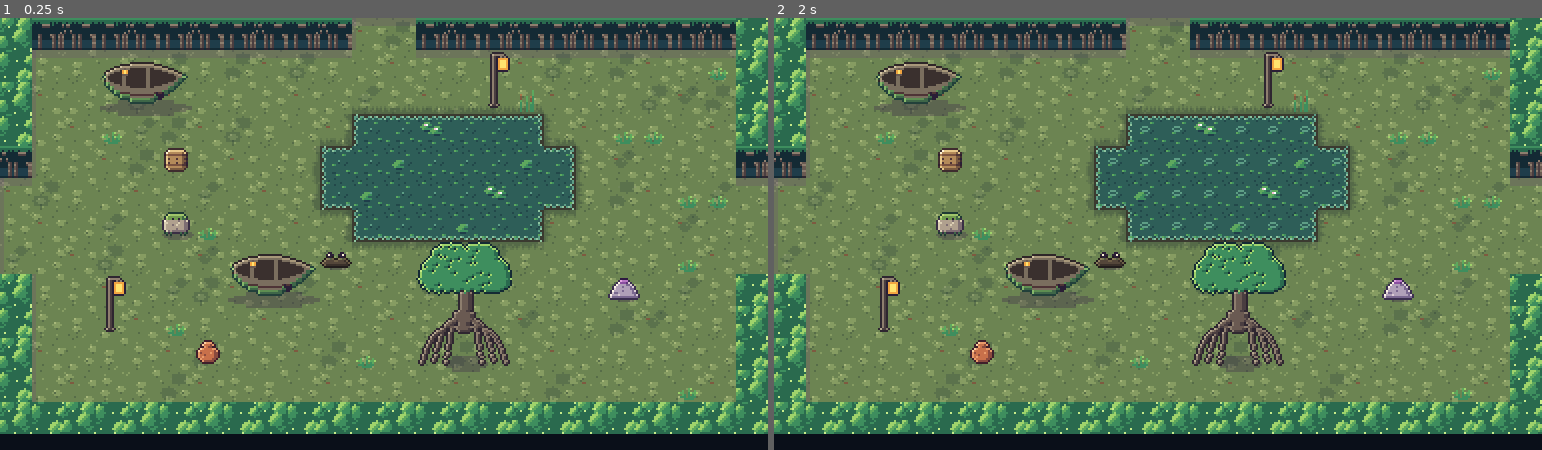
Above: before the commit, frames 1-2 (left to right).
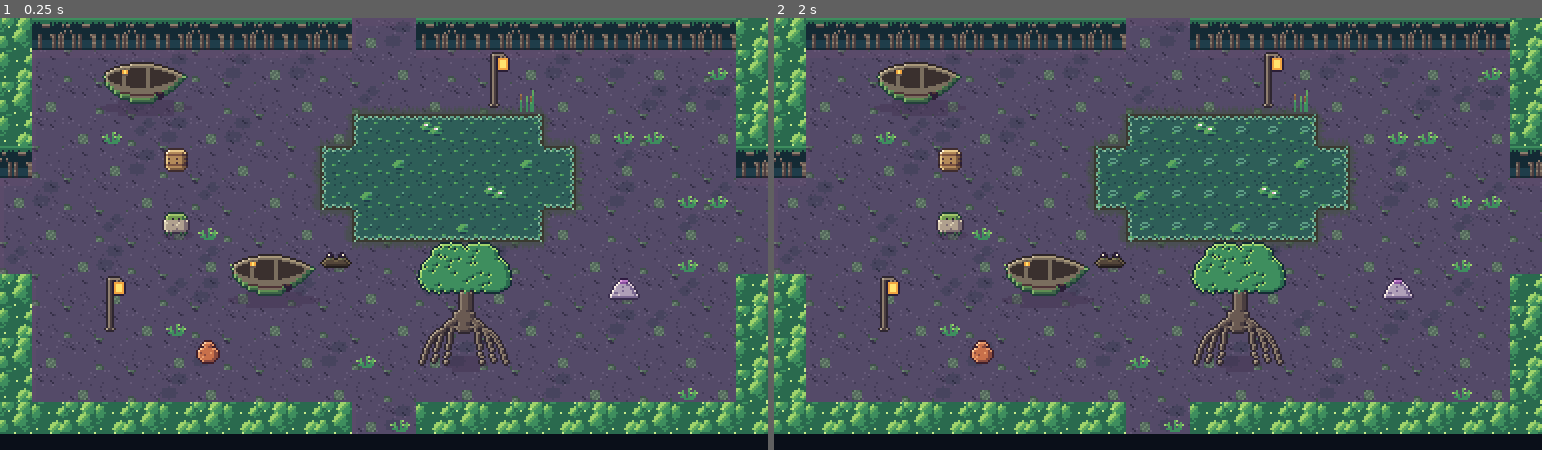
Above: after the commit, the same moments.

Repository: ashciraulo/Leviathan
Game: Godot game, scene res://rooms/room_4_0.tscn
The game is run twice, just before and just after one commit, with the same random seed, the same clock (stepped at 60 frames per second) and the same inputs. This scene is started directly instead of the project's main scene.
Inputs (mouse positions are in pixels of both pictures, inside the frame that each line leads up to):
- Up to frame 1 (0.25 s): no input
- Up to frame 2 (2 s): tap Enter (ui_accept) at 0.5, 0.77, 1.07, 1.25 s; move the mouse to (1326, 212) at 0.52 s; hold D (move_right) 0.53-1.25 s; hold J (attack) 0.53-1.25 s; click (1326, 212) at 0.67 s; drag from (1004, 255) to (1396, 281) at 1.27 s

The runs differ from the first frame. In frame 1, 62% of the frame differs, in the area x 0-100%, y 0-97%; in frame 2, 62%.

Commit message:
Gloamfen overworld: glowing swamp, Sporecaps, seven screens
A violet bog south of Brinewood: peat and moss floors, root walls under
a teal canopy, still water with drifting glow motes, glowcaps and ferns.
The Sporecap swells (its tell) and bursts a ring of spores when Wren
comes close, then sags spent. Two Tidestones, a Breath Pearl across a
Tide Hook crossing in Stillwater Reach, and the boardwalk to where the
Lantern Mire will open.

Co-Authored-By: Claude Opus 5.5 <noreply@anthropic.com>
Claude-Session: https://claude.ai/code/session_01UYEn5XZXkHTUvmfLbrhNvJ

Diff:
--- a/locale/strings.csv
+++ b/locale/strings.csv
@@ -316,6 +316,13 @@
 ROOM_KILN_MOUTH,The Kiln's Mouth
 ROOM_GEYSER_BASIN,Geyser Basin
 ROOM_SCORCHED_PASS,Scorched Pass
+ROOM_FENMOUTH,Fenmouth
+ROOM_GLOWCAP_GROVE,Glowcap Grove
+ROOM_STILLWATER_REACH,Stillwater Reach
+ROOM_LUMEN_POOL,Lumen Pool
+ROOM_DROWNED_CAUSEWAY,Drowned Causeway
+ROOM_WITHERROOT_HOLLOW,Witherroot Hollow
+ROOM_MIRELIGHT_EDGE,Mirelight Edge
 CAPTION_HUM,Wren hums
 CAPTION_FUSE,Fuse hissing
 CAPTION_BLAST,Blast
--- /dev/null
+++ b/rooms/room_3_1.tscn
@@ -0,0 +1,21 @@
+[gd_scene load_steps=2 format=3]
+
+[ext_resource type="Script" path="res://scripts/world/room.gd" id="1_room"]
+
+[node name="Room" type="Node2D"]
+script = ExtResource("1_room")
+name_key = "ROOM_GLOWCAP_GROVE"
+biome = "gloamfen"
+layout = "########################
+#####......~~~~...######
+###.....T...~~~.......##
+##....................##
+#.....~~~.......q......#
+#....~~~~~..............
+#.....~~~......w........
+#..........q............
+##...............~~~...#
+###.....~~~.....~~~~~..#
+####...~~~~~.....~~~..##
+#####...........########
+#####..#################"
--- /dev/null
+++ b/rooms/room_3_2.tscn
@@ -0,0 +1,21 @@
+[gd_scene load_steps=2 format=3]
+
+[ext_resource type="Script" path="res://scripts/world/room.gd" id="1_room"]
+
+[node name="Room" type="Node2D"]
+script = ExtResource("1_room")
+name_key = "ROOM_WITHERROOT_HOLLOW"
+biome = "gloamfen"
+layout = "#####..#################
+####....######.....#####
+###......####.......####
+##.......~~~~.....q...##
+#........~~~~..........#
+#....q...~~..........###
+#.......................
+##....~~~~......w.......
+###..~~~~~~.............
+####..~~~~.......~~~..##
+#####...........~~~~~###
+######.........~~~~#####
+########################"
--- a/rooms/room_4_0.tscn
+++ b/rooms/room_4_0.tscn
@@ -18,4 +18,4 @@
 #..l...................#
 #.....o.......M........#
 #......................#
-########################"
+###########..###########"
--- /dev/null
+++ b/rooms/room_4_1.tscn
@@ -0,0 +1,21 @@
+[gd_scene load_steps=2 format=3]
+
+[ext_resource type="Script" path="res://scripts/world/room.gd" id="1_room"]
+
+[node name="Room" type="Node2D"]
+script = ExtResource("1_room")
+name_key = "ROOM_FENMOUTH"
+biome = "gloamfen"
+layout = "###########..###########
+###.........~~~.......##
+##.....q....~~~~...q...#
+#..........~~~~~.......#
+#....~~~...............#
+......~~~...............
+..........w.............
+..............~~~.......
+#.....q......~~~~~.....#
+##..........~~~~.......#
+###.....~~.............#
+####...~~~~.....q....###
+###########..###########"
--- /dev/null
+++ b/rooms/room_4_2.tscn
@@ -0,0 +1,21 @@
+[gd_scene load_steps=2 format=3]
+
+[ext_resource type="Script" path="res://scripts/world/room.gd" id="1_room"]
+
+[node name="Room" type="Node2D"]
+script = ExtResource("1_room")
+name_key = "ROOM_DROWNED_CAUSEWAY"
+biome = "gloamfen"
+layout = "###########..###########
+####.......::.....######
+###~~~~~~~~::~~~~~~~~###
+##~~~~~~~~~::~~~~~~~~~##
+#~~~~~~~~~~::~~~~~~~~~~#
+#~~~~~.....::.....~~~~~#
+...............q........
+........w...............
+........................
+#~~~~~~~~~~~~~~~~~~~~~~#
+##~~~~~~~~~~~~~~~~~~~~##
+####~~~~~~~~~~~~~~~#####
+########################"
--- /dev/null
+++ b/rooms/room_5_1.tscn
@@ -0,0 +1,21 @@
+[gd_scene load_steps=2 format=3]
+
+[ext_resource type="Script" path="res://scripts/world/room.gd" id="1_room"]
+
+[node name="Room" type="Node2D"]
+script = ExtResource("1_room")
+name_key = "ROOM_STILLWATER_REACH"
+biome = "gloamfen"
+layout = "########################
+#######...~~~...########
+####......~~~.......####
+###...q...~~~..........#
+##........~~~...........
+..........~~~.O.........
+..........~~~...........
+........O.~~~....w.....#
+#.........~~~..........#
+##........~~~....q....##
+###.......~~~.......####
+#####.....~~~....#######
+########################"
--- /dev/null
+++ b/rooms/room_5_2.tscn
@@ -0,0 +1,21 @@
+[gd_scene load_steps=2 format=3]
+
+[ext_resource type="Script" path="res://scripts/world/room.gd" id="1_room"]
+
+[node name="Room" type="Node2D"]
+script = ExtResource("1_room")
+name_key = "ROOM_MIRELIGHT_EDGE"
+biome = "gloamfen"
+layout = "########################
+#########..::..#########
+#######~~~~::~~~~#######
+#####~~~~~~::~~~~~~#####
+####~~~~~~~::~~~~~~~####
+###....T...::......q.###
+...........::..........#
+........w..............#
+..................q....#
+#~~~~~...........~~~~~##
+##~~~~~~.......~~~~~~###
+####~~~~~~~~~~~~~~######
+########################"
--- /dev/null
+++ b/rooms/room_6_1.tscn
@@ -0,0 +1,22 @@
+[gd_scene load_steps=2 format=3]
+
+[ext_resource type="Script" path="res://scripts/world/room.gd" id="1_room"]
+
+[node name="Room" type="Node2D"]
+script = ExtResource("1_room")
+name_key = "ROOM_LUMEN_POOL"
+biome = "gloamfen"
+chest_item = "breath_pearl"
+layout = "########################
+######.......~~~~~~#####
+####.....w...~~~~~~~~###
+###..........~~~~~~~~~##
+.................C...~~#
+..........q..........~~#
+....................~~~#
+#.......~~~...........##
+##....~~~~~~.....q....##
+###....~~~~..........###
+####...........~~~..####
+######.......~~~~~######
+########################"
--- a/scripts/art/art.gd
+++ b/scripts/art/art.gd
@@ -11,6 +11,8 @@
 const LANTERNMOTH := preload("res://assets/sprites/lanternmoth.png")
 const SLAGBEETLE := preload("res://assets/sprites/slagbeetle.png")
 const GEYSER := preload("res://assets/sprites/geyser.png")
+const SPORECAP := preload("res://assets/sprites/sporecap.png")
+const SPORE_CLOUD := preload("res://assets/sprites/spore_cloud.png")
 const SHELLBACK := preload("res://assets/sprites/shellback.png")
 const TIDESTONE := preload("res://assets/sprites/tidestone.png")
 const SHOT := preload("res://assets/sprites/shot.png")
--- a/scripts/art/tile_atlas.gd
+++ b/scripts/art/tile_atlas.gd
@@ -132,6 +132,34 @@
 	"scrub_1": Vector2i(4, 15),
 	"shimmer_0": Vector2i(5, 15),
 	"shimmer_1": Vector2i(6, 15),
+	"fen_0": Vector2i(7, 15),
+	"fen_1": Vector2i(0, 16),
+	"fen_2": Vector2i(1, 16),
+	"fen_3": Vector2i(2, 16),
+	"canopy_top_0": Vector2i(3, 16),
+	"canopy_top_1": Vector2i(4, 16),
+	"root_face_0": Vector2i(5, 16),
+	"root_face_1": Vector2i(6, 16),
+	"gloom_0": Vector2i(7, 16),
+	"gloom_1": Vector2i(0, 17),
+	"reed_top_0": Vector2i(1, 17),
+	"reed_bottom_0": Vector2i(2, 17),
+	"reed_left_0": Vector2i(3, 17),
+	"reed_right_0": Vector2i(4, 17),
+	"reed_top_1": Vector2i(5, 17),
+	"reed_bottom_1": Vector2i(6, 17),
+	"reed_left_1": Vector2i(7, 17),
+	"reed_right_1": Vector2i(0, 18),
+	"mirk_top": Vector2i(1, 18),
+	"mirk_bottom": Vector2i(2, 18),
+	"mirk_left": Vector2i(3, 18),
+	"mirk_right": Vector2i(4, 18),
+	"glowcap_0": Vector2i(5, 18),
+	"glowcap_1": Vector2i(6, 18),
+	"frond_0": Vector2i(7, 18),
+	"frond_1": Vector2i(0, 19),
+	"motes_0": Vector2i(1, 19),
+	"motes_1": Vector2i(2, 19),
 }
 
 
--- /dev/null
+++ b/scripts/enemies/sporecap.gd
@@ -0,0 +1,128 @@
+class_name Sporecap
+extends Enemy
+## Area denial (a waddling glowcap toadstool). It drifts about the fen; when
+## Wren comes close its cap swells and its spots turn pink (the tell), then
+## it bursts a ring of stinging spores around itself. Afterwards it sags,
+## spent, for a moment: the time to strike. Hitting it before then is fine
+## too, but it makes it burst at once.
+
+enum Mode { WANDER, SWELL, BURST, SPENT }
+
+const WANDER_SPEED := 14.0
+## How close Wren has to come before it swells.
+const TRIGGER_RANGE := 34.0
+const SWELL_TIME := 0.6
+const BURST_TIME := 0.5
+const SPENT_TIME := 1.6
+## Radius of the spore ring.
+const CLOUD_RADIUS := 26.0
+const WANDER_DIRECTIONS := [Vector2.ZERO, Vector2.LEFT, Vector2.RIGHT, Vector2.UP, Vector2.DOWN]
+
+var mode := Mode.WANDER
+var _timer := 0.0
+var _direction := Vector2.ZERO
+var _cloud: DamageArea
+var _cloud_sprite: Sprite2D
+
+
+func _init() -> void:
+	max_hp = 2
+	body_size = Vector2(10, 7)
+
+
+func _ready() -> void:
+	super()
+	_cloud = DamageArea.new()
+	_cloud.name = "Spores"
+	Layers.assign(_cloud, Layers.ENEMY_ATTACK, [])
+	_cloud.monitoring = false
+	var shape := CollisionShape2D.new()
+	var circle := CircleShape2D.new()
+	circle.radius = CLOUD_RADIUS
+	shape.shape = circle
+	shape.position = Vector2(0, -6)
+	_cloud.add_child(shape)
+	add_child(_cloud)
+	_cloud_sprite = Art.sprite(Art.SPORE_CLOUD, 3, 1, 29)
+	_cloud_sprite.z_index = 4
+	_cloud_sprite.visible = false
+	add_child(_cloud_sprite)
+	_set_cloud(false)
+
+
+func _think(delta: float) -> void:
+	_timer -= delta
+	var player := get_player()
+	match mode:
+		Mode.WANDER:
+			if _timer <= 0.0:
+				_timer = randf_range(1.2, 2.4)
+				_direction = WANDER_DIRECTIONS.pick_random()
+			velocity = _direction * WANDER_SPEED
+			if player != null and player.global_position.distance_to(global_position) < TRIGGER_RANGE:
+				_swell()
+		Mode.SWELL:
+			velocity = Vector2.ZERO
+			if _timer <= 0.0:
+				_burst()
+		Mode.BURST:
+			velocity = Vector2.ZERO
+			if _timer <= 0.0:
+				_set_cloud(false)
+				mode = Mode.SPENT
+				_timer = SPENT_TIME
+		Mode.SPENT:
+			velocity = Vector2.ZERO
+			if _timer <= 0.0:
+				mode = Mode.WANDER
+
+
+func _swell() -> void:
+	mode = Mode.SWELL
+	_timer = SWELL_TIME
+	velocity = Vector2.ZERO
+
+
+func _burst() -> void:
+	mode = Mode.BURST
+	_timer = BURST_TIME
+	_set_cloud(true)
+
+
+func _set_cloud(on: bool) -> void:
+	_cloud.set_deferred("monitorable", on)
+	_cloud.active = on
+	_cloud_sprite.visible = on
+
+
+func is_bursting() -> bool:
+	return mode == Mode.BURST
+
+
+func is_spent() -> bool:
+	return mode == Mode.SPENT
+
+
+func _on_hurt() -> void:
+	# Struck while still full of spores: it bursts at once.
+	if mode == Mode.WANDER or mode == Mode.SWELL:
+		_burst()
+
+
+func _make_sprite() -> Sprite2D:
+	return Art.sprite(Art.SPORECAP, 4, 1, 13)
+
+
+func _update_sprite() -> void:
+	match mode:
+		Mode.SWELL:
+			_sprite.frame = 2
+			if ai_enabled:
+				_jitter(_timer)
+		Mode.BURST:
+			_sprite.frame = 2
+			_cloud_sprite.frame = clampi(int((1.0 - _timer / BURST_TIME) * 3.0), 0, 2)
+		Mode.SPENT:
+			_sprite.frame = 3
+		_:
+			_sprite.frame = int(Time.get_ticks_msec() / 180) % 2 if velocity.length() > 1.0 else 0
--- a/scripts/ui/map_page.gd
+++ b/scripts/ui/map_page.gd
@@ -17,6 +17,7 @@
 	"brinewood": [Color("#7e9a5a"), Color("#1f3d4a"), Color("#3e7a6e")],
 	"hull": [Color("#a07e5e"), Color("#38282c"), Color("#3e665e")],
 	"cinderreach": [Color("#86726f"), Color("#8a3428"), Color("#f2783a")],
+	"gloamfen": [Color("#655a78"), Color("#2a5458"), Color("#2e2650")],
 }
 const DEFAULT_COLORS := [Color("#b0a08e"), Color("#3a2e44"), Color("#2e7f8c")]
 
--- a/scripts/world/room.gd
+++ b/scripts/world/room.gd
@@ -10,6 +10,7 @@
 ##          m  Bogskipper (ambusher, hides in the mud)
 ##          w  Lanternmoth (flyer, circles then dives)
 ##          e  Slagbeetle (charger; flip it against a wall)   y  geyser
+##          q  Sporecap (bursts spores when Wren is close)
 ##          o  pot   u  barrel   f  rope fence   n  signpost
 ##          H  hut   L  lighthouse   M  mangrove   W  wreck
 ##          l  lantern post   R  beached hull (the Rotting Hull)
@@ -81,7 +82,7 @@
 		"wet_deco": "shell_%d", "dry_deco": "grass_%d",
 	},
 	"brinewood": {
-		"floor": "peat_%d", "wall_top": "canopy_%d", "wall_face": "roots_%d",
+		"floor": "fen_%d", "wall_top": "canopy_%d", "wall_face": "roots_%d",
 		"water": "bog_%d", "water_edge": "bank_%s_%d", "damp": "mire_%s",
 		"wet_deco": "reeds_%d", "dry_deco": "fern_%d",
 		# [tile, one in every n tiles]
@@ -93,6 +94,12 @@
 		"water": "lava_%d", "water_edge": "crust_%s_%d", "damp": "scorch_%s",
 		"wet_deco": "vent_%d", "dry_deco": "scrub_%d",
 		"floor_overlay": ["shimmer_%d", 7], "door": "exit_glow",
+	},
+	"gloamfen": {
+		"floor": "fen_%d", "wall_top": "canopy_top_%d", "wall_face": "root_face_%d",
+		"water": "gloom_%d", "water_edge": "reed_%s_%d", "damp": "mirk_%s",
+		"wet_deco": "glowcap_%d", "dry_deco": "frond_%d",
+		"floor_overlay": ["motes_%d", 11], "boardwalk": "boardwalk_%s",
 	},
 	"hull": {
 		"floor": "plank_%d", "wall_top": "hull_top_%d", "wall_face": "hull_face_%d",
@@ -186,6 +193,8 @@
 			node = Slagbeetle.new()
 		"y":
 			node = Geyser.new()
+		"q":
+			node = Sporecap.new()
 		"b":
 			node = Shellback.new()
 		"C":
--- a/tests/screenshots.gd
+++ b/tests/screenshots.gd
@@ -96,6 +96,13 @@
 		Vector2i(10, -2): ["44_kiln_mouth", Vector2i(11, 5)],
 		Vector2i(8, -1): ["45_geyser_basin", Vector2i(11, 1)],
 		Vector2i(9, -1): ["46_scorched_pass", Vector2i(2, 7)],
+		Vector2i(4, 1): ["47_fenmouth", Vector2i(11, 1)],
+		Vector2i(3, 1): ["48_glowcap_grove", Vector2i(3, 3)],
+		Vector2i(5, 1): ["49_stillwater_reach", Vector2i(5, 6)],
+		Vector2i(6, 1): ["50_lumen_pool", Vector2i(3, 5)],
+		Vector2i(4, 2): ["51_drowned_causeway", Vector2i(11, 1)],
+		Vector2i(3, 2): ["52_witherroot_hollow", Vector2i(5, 1)],
+		Vector2i(5, 2): ["53_mirelight_edge", Vector2i(3, 7)],
 		Vector2i(0, -1): ["10_saltmarrow_village", Vector2i(5, 11)],
 	}
 	for coord: Vector2i in shots:
--- a/tests/smoke_test.gd
+++ b/tests/smoke_test.gd
@@ -34,6 +34,7 @@
 	await _test_villagers()
 	await _test_brinewood_pearl()
 	await _test_cinderreach()
+	await _test_gloamfen()
 	SaveManager.delete_save()
 	if FileAccess.file_exists(real_save + ".testbackup"):
 		DirAccess.rename_absolute(real_save + ".testbackup", real_save)
@@ -1077,3 +1078,54 @@
 	Audio.play_music("region_saltmarrow")
 	_check(Audio.music_cue == "region_saltmarrow", "music cues switch even before the track exists")
 	Audio.stop_music(0.01)
+
+
+## Gloamfen: the Lumen Pool is only reached by hooking across Stillwater
+## Reach, and a Sporecap swells (the tell) before its spores burst.
+func _test_gloamfen() -> void:
+	var reach := Room.parse_layout(((load("res://rooms/room_5_1.tscn") as PackedScene).instantiate() as Room).layout)
+	var on_foot := _walkable_from(reach, Vector2i(0, 6))
+	_check(not on_foot.has(Vector2i(23, 5)), "Stillwater Reach's far bank needs the Tide Hook")
+	_check(on_foot.has(Vector2i(9, 5)), "the hook spot facing the far post is reachable")
+	var back := _walkable_from(reach, Vector2i(23, 5))
+	_check(back.has(Vector2i(13, 7)), "the return hook spot facing the near post is reachable")
+
+	GameState.reset_new_game()
+	GameState.set_checkpoint(Vector2i(4, 1), Vector2(11 * Room.TILE + 8, 1 * Room.TILE + 12))
+	var game: Node = (load("res://scenes/game.tscn") as PackedScene).instantiate()
+	add_child(game)
+	await _wait(0.6)
+	for enemy in get_tree().get_nodes_in_group("enemies"):
+		enemy.queue_free()
+	var room: Room = game.current_room
+	var player: Player = game.player
+	_check(room.biome == "gloamfen", "Fenmouth is in Gloamfen")
+	player.global_position = room.global_position + Vector2(20 * Room.TILE, 6 * Room.TILE + 12)
+	var cap := Sporecap.new()
+	cap.position = Vector2(4 * Room.TILE + 8, 6 * Room.TILE + 12)
+	room.add_child(cap)
+	await _wait(0.3)
+	_check(cap.mode == Sporecap.Mode.WANDER, "a Sporecap ignores Wren from afar")
+	cap.position = Vector2(4 * Room.TILE + 8, 6 * Room.TILE + 12)
+	player.global_position = room.global_position + cap.position + Vector2(24, 0)
+	var swelled := false
+	var burst_after_swell := false
+	for i in 40:
+		await _wait(0.05)
+		swelled = swelled or cap.mode == Sporecap.Mode.SWELL
+		if cap.is_bursting():
+			burst_after_swell = swelled
+			break
+	_check(burst_after_swell, "a Sporecap swells before it bursts")
+	_check(cap._cloud.active, "the spores hurt while they burst")
+	player.global_position = room.global_position + Vector2(20 * Room.TILE, 6 * Room.TILE + 12)
+	var spent := false
+	for i in 30:
+		await _wait(0.05)
+		if cap.is_spent():
+			spent = true
+			break
+	_check(spent and not cap._cloud.active, "a spent Sporecap is harmless and open to a hit")
+	cap.queue_free()
+	game.queue_free()
+	await _wait(0.1)
Binary file added: assets/sprites/spore_cloud.png
Not shown, added: assets/sprites/spore_cloud.png.import
Binary file added: assets/sprites/sporecap.png
Not shown, added: assets/sprites/sporecap.png.import
Binary file changed: assets/tiles/world.png
Not shown, added: scripts/enemies/sporecap.gd.uid
